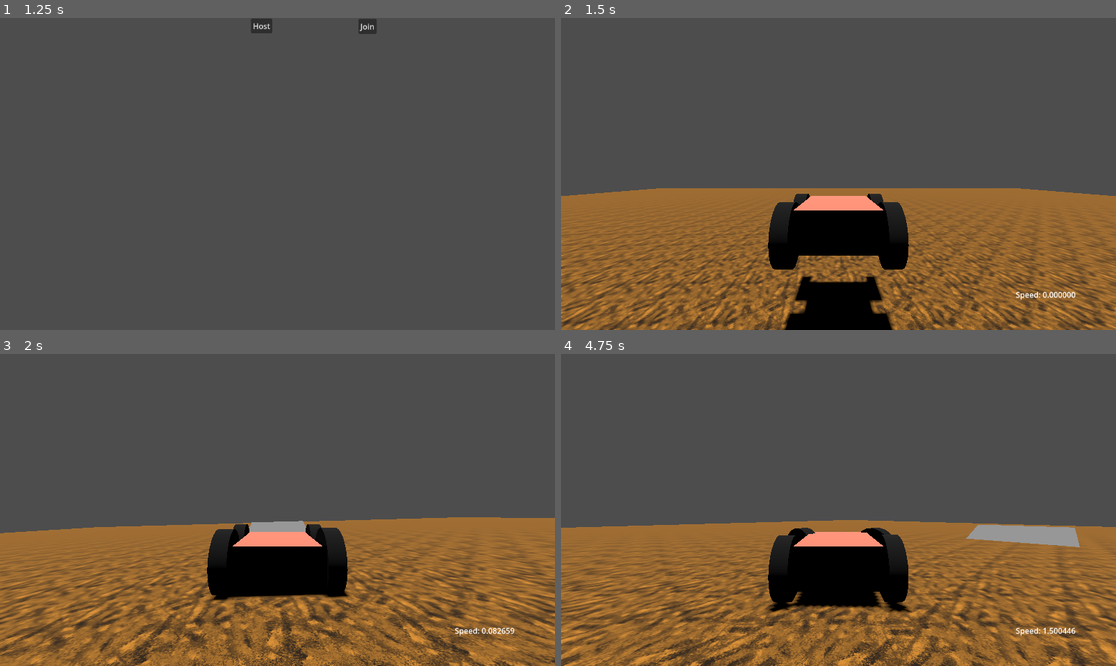
Above: before the commit, frames 1-4 (two rows, left to right).
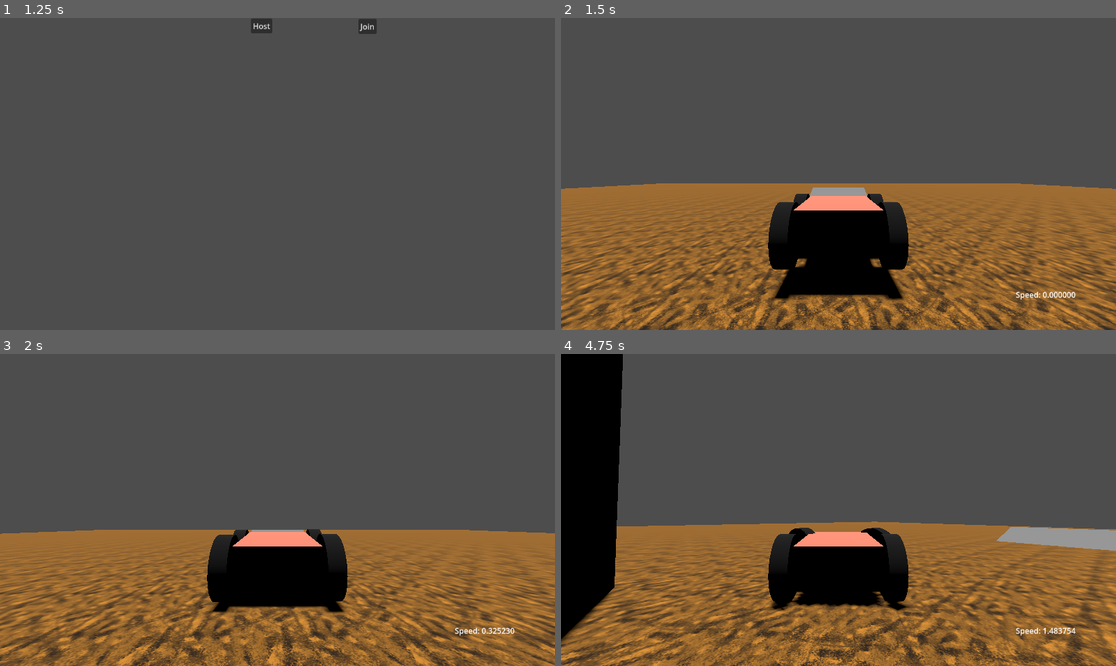
Above: after the commit, the same moments.

Repository: Aadniz/pqcrg
Game: Godot game, scene res://game_scene.tscn
Same seed, same stepped clock (60 frames per second), same inputs: the game is played once before the commit and once after it.
Inputs:
- Up to frame 1 (1.25 s): tap Enter at 0.5 s; hold D (right) from 0.53 s (still down)
- Up to frame 2 (1.5 s): release D (right) at 1.25 s; click "Host" at 1.25 s
- Up to frame 3 (2 s): no input
- Up to frame 4 (4.75 s): hold S (backward) 2.03-2.78 s; hold D (right) 2.78-3.53 s; hold W (forward) 3.53-4.28 s; hold A (left) from 4.28 s (still down)

Frame 1 is identical in both runs. In frame 2, 18% of the frame differs, in the area x 0-100%, y 53-100%; in frame 3, 20%; in frame 4, 26%, in the area x 0-100%, y 0-100%.

Commit message:
lowered car position a bit

Diff:
--- a/multiplayergame/player.gd
+++ b/multiplayergame/player.gd
@@ -13,9 +13,10 @@
 # Called every frame. 'delta' is the elapsed time since the previous frame.
 func _process(delta):
 	if Input.is_action_just_pressed("respawn"):
+		rotation=Vector3.ZERO
+		linear_velocity = Vector3.ZERO
 		position = $respawn_point.position
-		rotation=Vector3.ZERO
-		#linear_velocity = Vector3.ZERO
+
 
 func _enter_tree():
 	set_multiplayer_authority(name.to_int())
--- a/multiplayergame/player.tscn
+++ b/multiplayergame/player.tscn
@@ -30,7 +30,7 @@
 properties/1/replication_mode = 1
 
 [node name="player" type="VehicleBody3D"]
-transform = Transform3D(1, 0, 0, 0, 1, 0, 0, 0, 1, 0, 1.49616, 0)
+transform = Transform3D(1, 0, 0, 0, 1, 0, 0, 0, 1, 0, 0.832025, 0)
 mass = 250.0
 script = ExtResource("1_w8jw2")
 
@@ -130,6 +130,7 @@
 size_flags_vertical = 8
 horizontal_alignment = 2
 vertical_alignment = 2
+metadata/_edit_use_anchors_ = true
 
 [node name="respawn_point" type="Node3D" parent="."]
 top_level = true
